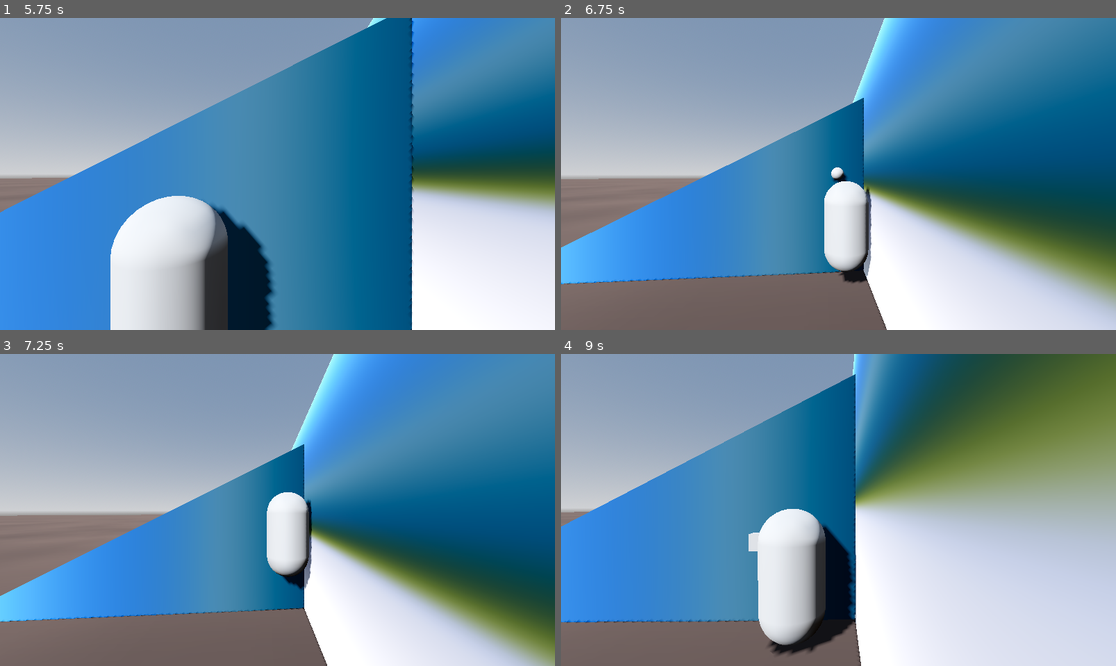
Above: before the commit, frames 1-4 (two rows, left to right).
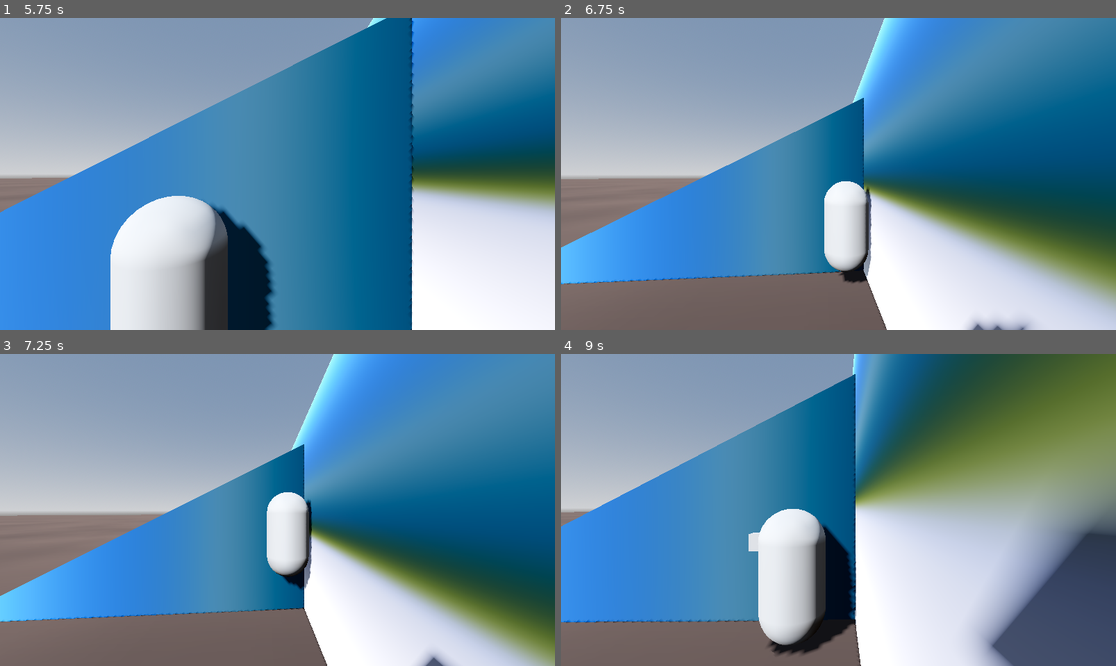
Above: after the commit, the same moments.

Repository: Cosmonaut800/Generosity
Game: Godot game, scene res://src/Scenes/world.tscn
Two runs of this game, one before a commit and one after it. Both use one fixed random seed, a clock stepped at 60 frames per second and the inputs below.
Inputs (mouse positions are in pixels of both pictures, inside the frame that each line leads up to):
- Up to frame 1 (5.75 s): move the mouse to (305, 174) at 0.52 s; press the mouse at (305, 174) at 0.53 s; hold W (move_forward) from 0.53 s (still down); tap Space (jump) at 0.77, 1.07, 1.52, 1.55, 1.82, 3.02, 3.32, 3.77, 3.8, 4.07, 4.52, 4.82 s; right-click (305, 174) at 0.8 s; move the mouse to (249, 174) at 1.27 s; release the mouse at (249, 174) at 1.28 s; right-click (249, 174) at 1.35 s; move the mouse to (288, 167) at 2.02 s; hold Space (jump) 2.03-2.78 s; click (288, 167) at 2.3 s; move the mouse to (271, 180) at 2.77 s; click (271, 180) at 2.85 s; right-click (271, 180) at 3.05 s; move the mouse to (316, 177) at 3.52 s; hold Right mouse button (focus_camera) 3.53-4.28 s; move the mouse to (233, 170) at 4.27 s; click (233, 170) at 4.35 s; move the mouse to (283, 174) at 5.02 s; hold Right mouse button (focus_camera) from 5.03 s (still down)
- Up to frame 2 (6.75 s): tap Enter at 5.75 s; move the mouse to (816, 167) at 5.77 s; release W (move_forward) at 5.78 s; release Right mouse button (focus_camera) at 5.78 s; hold D (move_right) 5.78-6.53 s; tap Space (jump) at 5.85, 6.02, 6.32 s; move the mouse to (866, 174) at 6.52 s; press the mouse at (866, 174) at 6.53 s; hold W (move_forward) from 6.53 s (still down)
- Up to frame 3 (7.25 s): keep holding W (move_forward); tap Space (jump) at 6.77, 7.07 s
- Up to frame 4 (9 s): move the mouse to (810, 510) at 7.27 s; release the mouse at (810, 510) at 7.28 s; right-click (810, 510) at 7.35 s; tap Space (jump) at 7.52, 7.82, 8.3 s; move the mouse to (849, 503) at 8.02 s; press the mouse at (849, 503) at 8.03 s; move the mouse to (832, 516) at 8.77 s; release W (move_forward) at 8.78 s; release the mouse at (832, 516) at 8.78 s; hold A (move_left) from 8.78 s (still down); right-click (832, 516) at 8.85 s

Frame 1 is identical in both runs. In frame 2, 0.4% of the frame differs, in the area x 3-85%, y 47-100%; in frame 3, 0.2%; in frame 4, 11%, in the area x 0-100%, y 1-100%.
Error before the commit: Invalid access to property or key 'global_position' on a base object of type 'Nil'. (res://src/Scripts/grappling_hook.gd:14)

Commit message:
Grappling hook animation

Diff:
--- a/src/Scenes/grappling_hook.tscn
+++ b/src/Scenes/grappling_hook.tscn
@@ -9,9 +9,6 @@
 [sub_resource type="SphereMesh" id="SphereMesh_p37ot"]
 radius = 0.15
 height = 0.3
-
-[sub_resource type="SphereShape3D" id="SphereShape3D_7oaxt"]
-radius = 0.15
 
 [node name="GrapplingHook" type="Node3D"]
 script = ExtResource("1_xyle6")
@@ -26,10 +23,3 @@
 
 [node name="Graphics" type="MeshInstance3D" parent="."]
 mesh = SubResource("SphereMesh_p37ot")
-
-[node name="StaticBody3D" type="StaticBody3D" parent="."]
-collision_layer = 8
-collision_mask = 4
-
-[node name="CollisionShape3D" type="CollisionShape3D" parent="StaticBody3D"]
-shape = SubResource("SphereShape3D_7oaxt")
--- a/src/Scenes/third_person_player.tscn
+++ b/src/Scenes/third_person_player.tscn
@@ -2,7 +2,7 @@
 
 [ext_resource type="Script" uid="uid://fcvv8w6oypa6" path="res://src/Scripts/third_person_player.gd" id="1_b61l5"]
 [ext_resource type="PackedScene" uid="uid://cmrs264a1r0m6" path="res://src/Scenes/orbit_camera.tscn" id="2_oy5sk"]
-[ext_resource type="Script" uid="uid://c40ah4l5mu65d" path="res://src/Scripts/player_state_machine.gd" id="3_uwxpf"]
+[ext_resource type="Script" uid="uid://c40ah4l5mu65d" path="res://src/Scripts/PlayerStates/player_state_machine.gd" id="3_uwxpf"]
 [ext_resource type="Script" uid="uid://xk4arqqxnv8c" path="res://src/Scripts/PlayerStates/player_grounded.gd" id="4_tsc3g"]
 [ext_resource type="Script" uid="uid://bct3m2olqchtq" path="res://src/Scripts/PlayerStates/player_focused.gd" id="5_syjl4"]
 [ext_resource type="Script" uid="uid://0ytxwobfs56q" path="res://src/Scripts/PlayerStates/player_aerial.gd" id="5_t3wav"]
--- a/src/Scripts/PlayerStates/player_focused.gd
+++ b/src/Scripts/PlayerStates/player_focused.gd
@@ -2,11 +2,8 @@
 
 var pivot_tween: Tween
 
-var unfocus_camera := false
-
 func initialize(parent_machine: StateMachine):
 	parent = parent_machine
-	unfocus_camera = false
 	if pivot_tween: pivot_tween.kill()
 	pivot_tween = create_tween()
 	pivot_tween.tween_property(parent.player.camera.camera.ray, "position", Vector3(parent.player.camera.SHOULDER_POS.x, parent.player.camera.SHOULDER_POS.y, -0.5), 0.1)
@@ -21,7 +18,7 @@
 
 func run_current_state(delta: float):
 
-	if unfocus_camera:
+	if Input.is_action_just_released("focus_camera"):
 		if pivot_tween: pivot_tween.kill()
 		pivot_tween = create_tween()
 		pivot_tween.set_ease(Tween.EASE_OUT)
@@ -35,13 +32,9 @@
 		parent.player_grounded.initialize(parent)
 		return parent.player_grounded
 
+	if Input.is_action_just_pressed("fire"):
+		parent.player.fire_grappling_hook()
+
 	if !parent.player.direction: parent.player.decelerate(delta)
 
 	return self
-
-func _input(event):
-	if event.is_action_released("focus_camera"):
-		unfocus_camera = true
-
-	if event.is_action_pressed("fire"):
-		parent.player.fire_grappling_hook()
--- a/src/Scripts/grappling_hook.gd
+++ b/src/Scripts/grappling_hook.gd
@@ -4,27 +4,29 @@
 
 @onready var ray := $RayCast3D
 @onready var graphics := $Graphics
-@onready var hitbox := $StaticBody3D
 
 var tween : Tween
 var destination := Vector3.ZERO
 var hook_origin : Node3D
 
+signal assign_grappling_hook_origin(hook_origin: Vector3)
+
 func _ready():
-	graphics.position = to_local(hook_origin.global_position)
+	pass
 
 func _physics_process(delta):
 	pass
 
 func fire():
+	graphics.global_position = hook_origin.global_position
+
 	if ray.is_colliding():
-		destination = to_local(ray.get_collision_point())
+		destination = ray.get_collision_point()
 	else:
-		destination = ray.target_position
+		destination = to_global(ray.target_position)
 
 	if tween == null or !tween.is_running():
 		tween = create_tween()
-		tween.tween_property(graphics, "position", destination, travel_time * destination.length() / ray.target_position.length())
-		tween.parallel().tween_property(hitbox, "position", destination, travel_time * destination.length() / ray.target_position.length())
-		tween.tween_property(graphics, "position", to_local(hook_origin.global_position), travel_time * destination.length() / ray.target_position.length())
-		tween.parallel().tween_property(hitbox, "position", to_local(hook_origin.global_position), travel_time * destination.length() / ray.target_position.length())
+		tween.tween_property(graphics, "global_position", destination, travel_time * to_local(destination).length() / ray.target_position.length())
+		if !ray.get_collider().get_collision_layer_value(3):
+			tween.tween_property(graphics, "global_position", hook_origin.global_position, travel_time * to_local(destination).length() / ray.target_position.length())
--- a/src/Scripts/orbit_camera.gd
+++ b/src/Scripts/orbit_camera.gd
@@ -14,11 +14,9 @@
 var pitch_input := 0.0
 var focused := false
 var pivot_tween : Tween
-var hook_origin : Node3D
 
 func _ready():
 	Input.set_mouse_mode(Input.MOUSE_MODE_CAPTURED)
-	grappling_hook.hook_origin = hook_origin
 
 func _input(event):
 	if event.is_action_pressed("ui_cancel"):
--- a/src/Scripts/third_person_player.gd
+++ b/src/Scripts/third_person_player.gd
@@ -20,7 +20,7 @@
 func _ready():
 	accel = ground_accel
 	speed = ground_speed
-	camera.hook_origin = hook_origin
+	camera.grappling_hook.hook_origin = hook_origin
 
 func _physics_process(delta):
 	var input_dir = Input.get_vector("move_left", "move_right", "move_forward", "move_back")
Not shown, changed: assets/Materials/Textures/checker_32x.png.import
Not shown, changed: assets/Materials/Textures/watercolor.png.import
Not shown, changed: assets/Materials/Textures/watercolorN.png.import
Not shown: 1 places in src/Scenes/grappling_hook.tscn that only renumber resources
Renamed: src/Scripts/player_state_machine.gd -> src/Scripts/PlayerStates/player_state_machine.gd
Renamed: src/Scripts/player_state_machine.gd.uid -> src/Scripts/PlayerStates/player_state_machine.gd.uid
